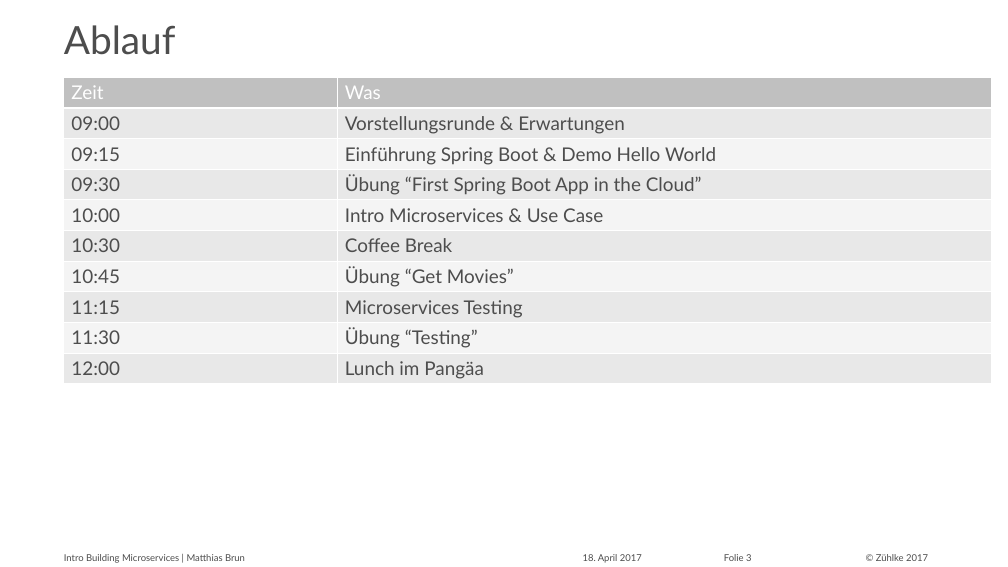
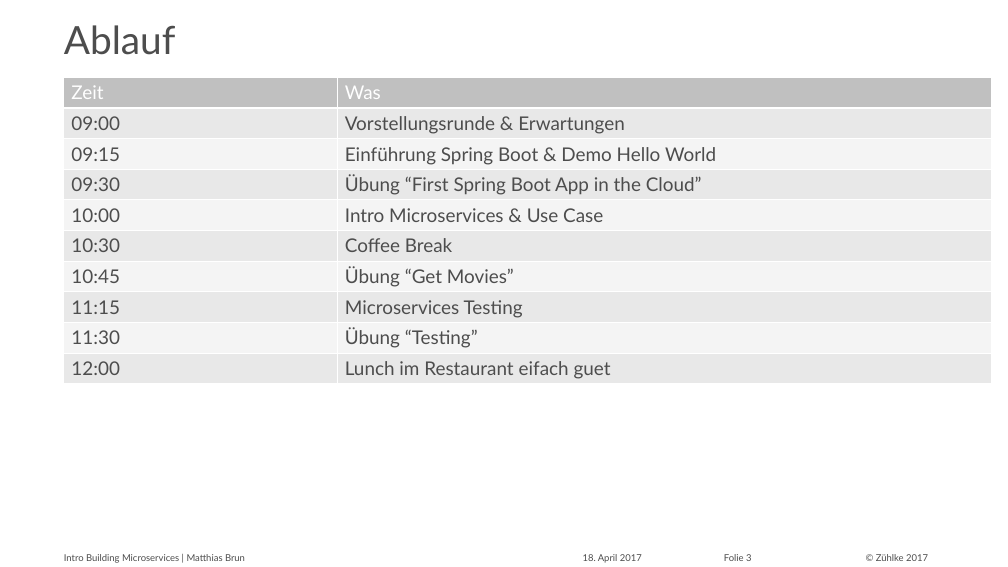
Before and after one commit to mat1/building-microservices, a slide deck: slide 3 of slides/Intro.pptx. Drawn at 1008x567 pixels with LibreOffice and Linux fonts; fonts in the diff are those of the drawing. Boxes give left, top, right and bottom in pixels: in the first picture for what was removed or moved away, otherwise in the second. Text is boxed around its words. In the diff, an @@ line names an element or a change of style, - is before the commit and + after.

```diff
--- a/slides/Intro.pptx
+++ b/slides/Intro.pptx
@@ table at <box>64,77,992,384</box> @@
-row 10, column 2: Lunch im Pangäa
+row 10, column 2: Lunch im Restaurant eifach guet
```
Also in this commit, not shown: 5 other files.
